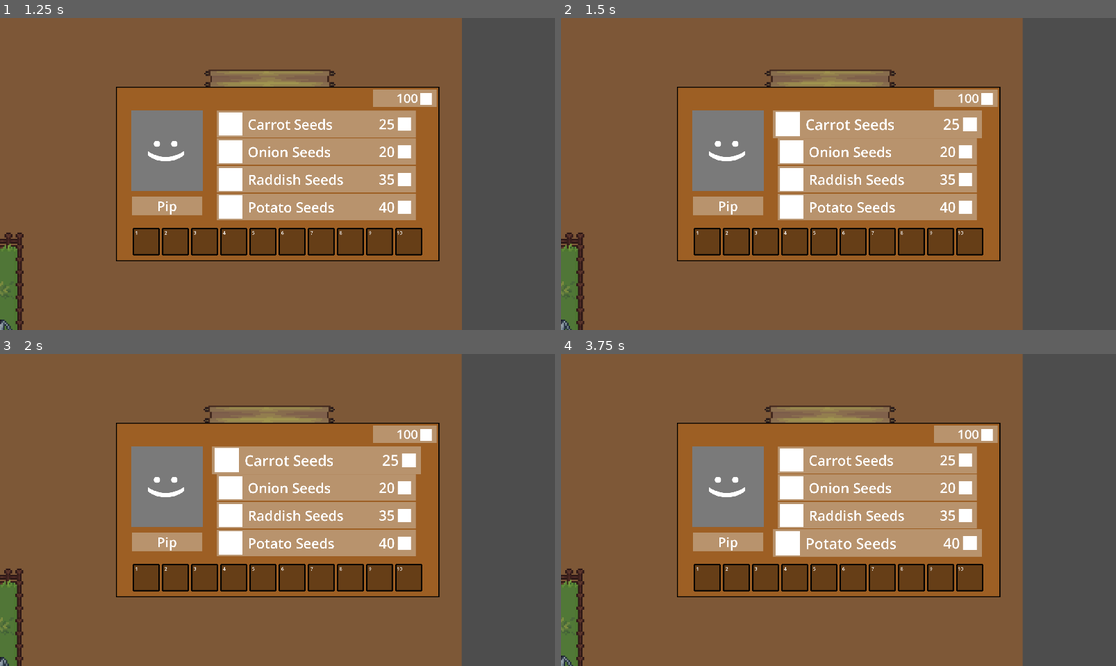
Above: before the commit, frames 1-4 (two rows, left to right).
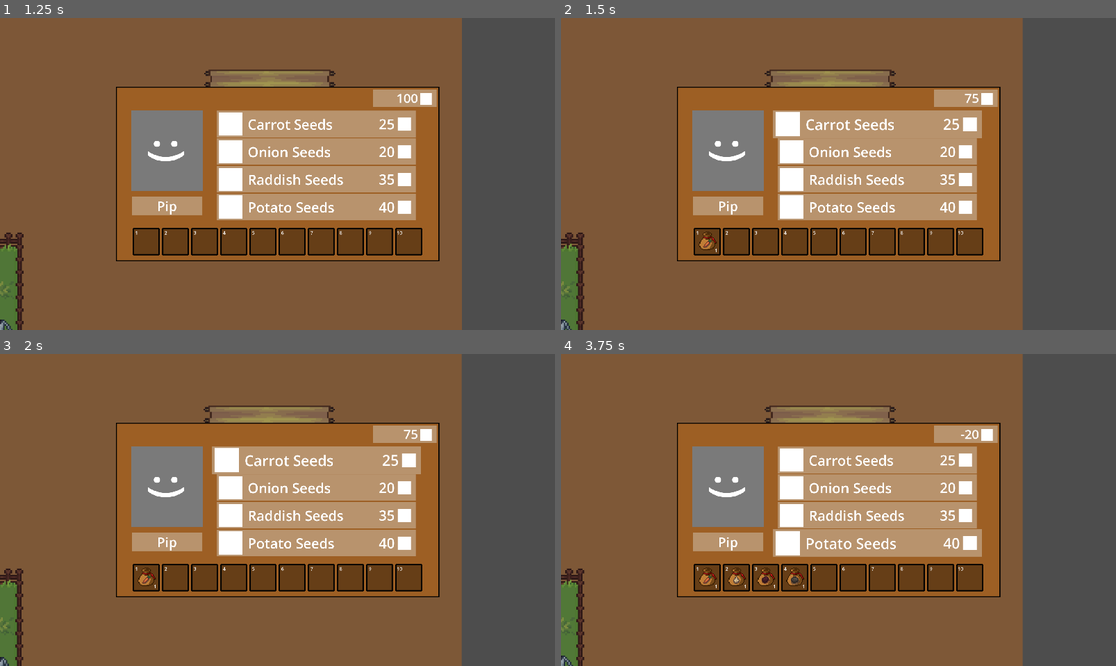
Above: after the commit, the same moments.

Repository: DragonEyeGames/Farming-Fun
Game: Godot game, scene res://Scenes/Main.tscn
Same seed, same stepped clock (60 frames per second), same inputs: the game is played once before the commit and once after it.
Inputs (mouse positions are in pixels of both pictures, inside the frame that each line leads up to):
- Up to frame 1 (1.25 s): tap Enter at 0.5 s; move the mouse to (399, 158) at 0.52 s; hold D (Right) from 0.53 s (still down); tap E (Interact) at 0.6 s
- Up to frame 2 (1.5 s): release D (Right) at 1.25 s; click "Carrot Seeds" at 1.25 s
- Up to frame 3 (2 s): no input
- Up to frame 4 (3.75 s): click "Onion Seeds" at 2 s; click "Raddish Seeds" at 2.75 s; click "Potato Seeds" at 3.5 s

Frame 1 is identical in both runs. In frame 2, 0.2% of the frame differs, in the area x 24-76%, y 24-76%; in frame 3, 0.2%; in frame 4, 0.5%, in the area x 24-74%, y 24-76%.
Error before the commit: Invalid access to property or key 'money' on a base object of type 'Button (shopItem.gd)'. (res://Scenes/shop_hud.gd:9)

Commit message:
Item Recognition
You are able to know what you bought! The GameManager has the ability to print the name of the item that is currently selected

Diff:
--- a/Scenes/inventory_slot.tscn
+++ b/Scenes/inventory_slot.tscn
@@ -1,9 +1,10 @@
-[gd_scene load_steps=5 format=3 uid="uid://dq70mbcajtim3"]
+[gd_scene load_steps=6 format=3 uid="uid://dq70mbcajtim3"]
 
 [ext_resource type="Script" uid="uid://ddvujhxbwqcdw" path="res://Scripts/inventory_slot.gd" id="1_6h8ck"]
 [ext_resource type="Texture2D" uid="uid://clj3gx2smjlx8" path="res://assets/inventory/Inventory-outline.png" id="2_ewbek"]
 [ext_resource type="Texture2D" uid="uid://ck4sicl5umf0n" path="res://assets/inventory/Inventory.png" id="3_yqceb"]
 [ext_resource type="Texture2D" uid="uid://j2psfkrea7j6" path="res://assets/Farm/Barn_interior.png" id="4_x3kwo"]
+[ext_resource type="Texture2D" uid="uid://f5ymkdhlr0wk" path="res://assets/Bag.png" id="5_ewbek"]
 
 [node name="InventorySlot" type="Control"]
 custom_minimum_size = Vector2(97, 99)
@@ -83,3 +84,56 @@
 texture = ExtResource("4_x3kwo")
 region_enabled = true
 region_rect = Rect2(210, 290, 12, 12)
+
+[node name="Carrot_Seeds" type="Sprite2D" parent="Items"]
+visible = false
+position = Vector2(48, 44)
+scale = Vector2(0.075, 0.075)
+texture = ExtResource("5_ewbek")
+
+[node name="Carrot2" type="Sprite2D" parent="Items/Carrot_Seeds"]
+position = Vector2(26.66668, 173.33331)
+scale = Vector2(30.305, 30.305)
+texture = ExtResource("4_x3kwo")
+region_enabled = true
+region_rect = Rect2(160, 304, 16, 16)
+
+[node name="Raddish_Seeds" type="Sprite2D" parent="Items"]
+visible = false
+position = Vector2(48, 44)
+scale = Vector2(0.075, 0.075)
+texture = ExtResource("5_ewbek")
+
+[node name="Raddish2" type="Sprite2D" parent="Items/Raddish_Seeds"]
+self_modulate = Color(1, 0.4862745, 0.6901961, 1)
+position = Vector2(26.666668, 173.33334)
+scale = Vector2(35.88, 35.88)
+texture = ExtResource("4_x3kwo")
+region_enabled = true
+region_rect = Rect2(194, 290, 12, 12)
+
+[node name="Onion_Seeds" type="Sprite2D" parent="Items"]
+visible = false
+position = Vector2(48, 44)
+scale = Vector2(0.075, 0.075)
+texture = ExtResource("5_ewbek")
+
+[node name="Onion2" type="Sprite2D" parent="Items/Onion_Seeds"]
+position = Vector2(-13.3333435, 240)
+scale = Vector2(43.56, 43.56)
+texture = ExtResource("4_x3kwo")
+region_enabled = true
+region_rect = Rect2(114, 260, 10, 12)
+
+[node name="Potato_Seeds" type="Sprite2D" parent="Items"]
+visible = false
+position = Vector2(48, 44)
+scale = Vector2(0.075, 0.075)
+texture = ExtResource("5_ewbek")
+
+[node name="Potato2" type="Sprite2D" parent="Items/Potato_Seeds"]
+position = Vector2(13.333332, 199.99997)
+scale = Vector2(44.91, 44.91)
+texture = ExtResource("4_x3kwo")
+region_enabled = true
+region_rect = Rect2(210, 290, 12, 12)
--- a/Scenes/player.tscn
+++ b/Scenes/player.tscn
@@ -1,7 +1,8 @@
-[gd_scene load_steps=38 format=3 uid="uid://dxfle2k15hmmm"]
+[gd_scene load_steps=61 format=3 uid="uid://dxfle2k15hmmm"]
 
 [ext_resource type="Script" uid="uid://cvwpoobhk1j41" path="res://Scripts/player.gd" id="1_sweqy"]
 [ext_resource type="Texture2D" uid="uid://difasmduk376r" path="res://Characters/Main.png" id="2_onrkg"]
+[ext_resource type="Texture2D" uid="uid://dexo0q5yykvwg" path="res://Characters/farmer_base_effects/farmer animations 32x32 v00.png" id="3_6t5aa"]
 
 [sub_resource type="AtlasTexture" id="AtlasTexture_bwjto"]
 atlas = ExtResource("2_onrkg")
@@ -86,6 +87,30 @@
 [sub_resource type="AtlasTexture" id="AtlasTexture_5tmop"]
 atlas = ExtResource("2_onrkg")
 region = Rect2(128, 576, 64, 64)
+
+[sub_resource type="AtlasTexture" id="AtlasTexture_6t5aa"]
+atlas = ExtResource("2_onrkg")
+region = Rect2(192, 512, 64, 64)
+
+[sub_resource type="AtlasTexture" id="AtlasTexture_fs7ks"]
+atlas = ExtResource("2_onrkg")
+region = Rect2(768, 0, 64, 64)
+
+[sub_resource type="AtlasTexture" id="AtlasTexture_l6n3p"]
+atlas = ExtResource("2_onrkg")
+region = Rect2(192, 640, 64, 64)
+
+[sub_resource type="AtlasTexture" id="AtlasTexture_olqyp"]
+atlas = ExtResource("2_onrkg")
+region = Rect2(768, 128, 64, 64)
+
+[sub_resource type="AtlasTexture" id="AtlasTexture_wpjfl"]
+atlas = ExtResource("2_onrkg")
+region = Rect2(192, 576, 64, 64)
+
+[sub_resource type="AtlasTexture" id="AtlasTexture_bi64h"]
+atlas = ExtResource("2_onrkg")
+region = Rect2(768, 64, 64, 64)
 
 [sub_resource type="AtlasTexture" id="AtlasTexture_b26j0"]
 atlas = ExtResource("2_onrkg")
@@ -271,6 +296,84 @@
 }, {
 "frames": [{
 "duration": 1.0,
+"texture": SubResource("AtlasTexture_6t5aa")
+}, {
+"duration": 1.0,
+"texture": SubResource("AtlasTexture_6t5aa")
+}, {
+"duration": 1.0,
+"texture": SubResource("AtlasTexture_6t5aa")
+}, {
+"duration": 1.0,
+"texture": SubResource("AtlasTexture_fs7ks")
+}, {
+"duration": 1.0,
+"texture": SubResource("AtlasTexture_fs7ks")
+}, {
+"duration": 1.0,
+"texture": SubResource("AtlasTexture_fs7ks")
+}, {
+"duration": 1.0,
+"texture": SubResource("AtlasTexture_fs7ks")
+}],
+"loop": false,
+"name": &"plant-down",
+"speed": 10.0
+}, {
+"frames": [{
+"duration": 1.0,
+"texture": SubResource("AtlasTexture_l6n3p")
+}, {
+"duration": 1.0,
+"texture": SubResource("AtlasTexture_l6n3p")
+}, {
+"duration": 1.0,
+"texture": SubResource("AtlasTexture_l6n3p")
+}, {
+"duration": 1.0,
+"texture": SubResource("AtlasTexture_olqyp")
+}, {
+"duration": 1.0,
+"texture": SubResource("AtlasTexture_olqyp")
+}, {
+"duration": 1.0,
+"texture": SubResource("AtlasTexture_olqyp")
+}, {
+"duration": 1.0,
+"texture": SubResource("AtlasTexture_olqyp")
+}],
+"loop": false,
+"name": &"plant-side",
+"speed": 10.0
+}, {
+"frames": [{
+"duration": 1.0,
+"texture": SubResource("AtlasTexture_wpjfl")
+}, {
+"duration": 1.0,
+"texture": SubResource("AtlasTexture_wpjfl")
+}, {
+"duration": 1.0,
+"texture": SubResource("AtlasTexture_wpjfl")
+}, {
+"duration": 1.0,
+"texture": SubResource("AtlasTexture_bi64h")
+}, {
+"duration": 1.0,
+"texture": SubResource("AtlasTexture_bi64h")
+}, {
+"duration": 1.0,
+"texture": SubResource("AtlasTexture_bi64h")
+}, {
+"duration": 1.0,
+"texture": SubResource("AtlasTexture_bi64h")
+}],
+"loop": false,
+"name": &"plant-up",
+"speed": 10.0
+}, {
+"frames": [{
+"duration": 1.0,
 "texture": SubResource("AtlasTexture_b26j0")
 }, {
 "duration": 1.0,
@@ -325,14 +428,164 @@
 radius = 5.0
 height = 10.0
 
+[sub_resource type="AtlasTexture" id="AtlasTexture_vgqql"]
+atlas = ExtResource("3_6t5aa")
+region = Rect2(32, 0, 32, 32)
+
+[sub_resource type="AtlasTexture" id="AtlasTexture_fkybt"]
+atlas = ExtResource("3_6t5aa")
+region = Rect2(64, 0, 32, 32)
+
+[sub_resource type="AtlasTexture" id="AtlasTexture_x3wgy"]
+atlas = ExtResource("3_6t5aa")
+region = Rect2(96, 0, 32, 32)
+
+[sub_resource type="AtlasTexture" id="AtlasTexture_3smsa"]
+atlas = ExtResource("3_6t5aa")
+region = Rect2(128, 0, 32, 32)
+
+[sub_resource type="AtlasTexture" id="AtlasTexture_8erm5"]
+atlas = ExtResource("3_6t5aa")
+region = Rect2(160, 0, 32, 32)
+
+[sub_resource type="AtlasTexture" id="AtlasTexture_f1ek2"]
+atlas = ExtResource("3_6t5aa")
+region = Rect2(32, 64, 32, 32)
+
+[sub_resource type="AtlasTexture" id="AtlasTexture_tx1dd"]
+atlas = ExtResource("3_6t5aa")
+region = Rect2(64, 64, 32, 32)
+
+[sub_resource type="AtlasTexture" id="AtlasTexture_gymyn"]
+atlas = ExtResource("3_6t5aa")
+region = Rect2(96, 64, 32, 32)
+
+[sub_resource type="AtlasTexture" id="AtlasTexture_pu2lt"]
+atlas = ExtResource("3_6t5aa")
+region = Rect2(128, 64, 32, 32)
+
+[sub_resource type="AtlasTexture" id="AtlasTexture_ukyrk"]
+atlas = ExtResource("3_6t5aa")
+region = Rect2(160, 64, 32, 32)
+
+[sub_resource type="AtlasTexture" id="AtlasTexture_7dp3o"]
+atlas = ExtResource("3_6t5aa")
+region = Rect2(32, 32, 32, 32)
+
+[sub_resource type="AtlasTexture" id="AtlasTexture_h4iuc"]
+atlas = ExtResource("3_6t5aa")
+region = Rect2(64, 32, 32, 32)
+
+[sub_resource type="AtlasTexture" id="AtlasTexture_fd4e3"]
+atlas = ExtResource("3_6t5aa")
+region = Rect2(96, 32, 32, 32)
+
+[sub_resource type="AtlasTexture" id="AtlasTexture_qqcod"]
+atlas = ExtResource("3_6t5aa")
+region = Rect2(128, 32, 32, 32)
+
+[sub_resource type="AtlasTexture" id="AtlasTexture_igrcy"]
+atlas = ExtResource("3_6t5aa")
+region = Rect2(160, 32, 32, 32)
+
+[sub_resource type="SpriteFrames" id="SpriteFrames_fs7ks"]
+animations = [{
+"frames": [{
+"duration": 1.0,
+"texture": null
+}, {
+"duration": 1.0,
+"texture": null
+}, {
+"duration": 1.0,
+"texture": null
+}, {
+"duration": 1.0,
+"texture": SubResource("AtlasTexture_vgqql")
+}, {
+"duration": 1.0,
+"texture": SubResource("AtlasTexture_fkybt")
+}, {
+"duration": 1.0,
+"texture": SubResource("AtlasTexture_x3wgy")
+}, {
+"duration": 1.0,
+"texture": SubResource("AtlasTexture_3smsa")
+}, {
+"duration": 1.0,
+"texture": SubResource("AtlasTexture_8erm5")
+}],
+"loop": false,
+"name": &"plant-down",
+"speed": 10.0
+}, {
+"frames": [{
+"duration": 1.0,
+"texture": null
+}, {
+"duration": 1.0,
+"texture": null
+}, {
+"duration": 1.0,
+"texture": null
+}, {
+"duration": 1.0,
+"texture": SubResource("AtlasTexture_f1ek2")
+}, {
+"duration": 1.0,
+"texture": SubResource("AtlasTexture_tx1dd")
+}, {
+"duration": 1.0,
+"texture": SubResource("AtlasTexture_gymyn")
+}, {
+"duration": 1.0,
+"texture": SubResource("AtlasTexture_pu2lt")
+}, {
+"duration": 1.0,
+"texture": SubResource("AtlasTexture_ukyrk")
+}],
+"loop": false,
+"name": &"plant-side",
+"speed": 10.0
+}, {
+"frames": [{
+"duration": 1.0,
+"texture": null
+}, {
+"duration": 1.0,
+"texture": null
+}, {
+"duration": 1.0,
+"texture": null
+}, {
+"duration": 1.0,
+"texture": SubResource("AtlasTexture_7dp3o")
+}, {
+"duration": 1.0,
+"texture": SubResource("AtlasTexture_h4iuc")
+}, {
+"duration": 1.0,
+"texture": SubResource("AtlasTexture_fd4e3")
+}, {
+"duration": 1.0,
+"texture": SubResource("AtlasTexture_qqcod")
+}, {
+"duration": 1.0,
+"texture": SubResource("AtlasTexture_igrcy")
+}],
+"loop": false,
+"name": &"plant-up",
+"speed": 10.0
+}]
+
 [node name="Player" type="CharacterBody2D" groups=["Sort"]]
 script = ExtResource("1_sweqy")
 
 [node name="Sprite" type="AnimatedSprite2D" parent="."]
 position = Vector2(0, -6)
 sprite_frames = SubResource("SpriteFrames_wkp8b")
-animation = &"picked-walk-up"
-frame = 2
+animation = &"plant-side"
+frame = 6
 frame_progress = 1.0
 
 [node name="Camera2D" type="Camera2D" parent="."]
@@ -343,4 +596,10 @@
 [node name="CollisionShape2D" type="CollisionShape2D" parent="."]
 shape = SubResource("CapsuleShape2D_3dxm6")
 
+[node name="Effects" type="AnimatedSprite2D" parent="."]
+sprite_frames = SubResource("SpriteFrames_fs7ks")
+animation = &"plant-up"
+frame = 7
+frame_progress = 1.0
+
 [connection signal="animation_finished" from="Sprite" to="." method="_on_sprite_animation_finished"]
--- a/Scenes/shop_hud.gd
+++ b/Scenes/shop_hud.gd
@@ -6,5 +6,5 @@
 
 func _on_item_pressed(id) -> void:
 	var caller = $ScrollContainer/VBoxContainer.get_child(id)
-	GameManager.playerMoney-=caller.money
+	GameManager.playerMoney-=caller.cost
 	GameManager.addItem(caller.item, 1)
--- a/Scripts/GameManager.gd
+++ b/Scripts/GameManager.gd
@@ -34,3 +34,9 @@
 				playerSelected=i
 			else:
 				playerSelected=null
+	#The code below prints the name of the currently selected item in the inventoryqawd
+	#if(playerSelected!=null):
+		#var keys := playerInventory.keys()
+		#if playerSelected < keys.size():
+			#var selectedItem = keys[playerSelected]
+			#print(inventoryItem.keys()[selectedItem])
Binary file added: Characters/farmer_base_effects/farmer 1hwpn 001 32x32 v00.png
Not shown, added: Characters/farmer_base_effects/farmer 1hwpn 001 32x32 v00.png.import
Binary file added: Characters/farmer_base_effects/farmer 1hwpn 002 32x32 v00.png
Not shown, added: Characters/farmer_base_effects/farmer 1hwpn 002 32x32 v00.png.import
Binary file added: Characters/farmer_base_effects/farmer 1hwpn 003 32x32 v00.png
Not shown, added: Characters/farmer_base_effects/farmer 1hwpn 003 32x32 v00.png.import
Binary file added: Characters/farmer_base_effects/farmer 1hwpn 004 32x32 v00.png
Not shown, added: Characters/farmer_base_effects/farmer 1hwpn 004 32x32 v00.png.import
Binary file added: Characters/farmer_base_effects/farmer 1hwpn 005 32x32 v00.png
Not shown, added: Characters/farmer_base_effects/farmer 1hwpn 005 32x32 v00.png.import
Binary file added: Characters/farmer_base_effects/farmer 1hwpn 006 32x32 v00.png
Not shown, added: Characters/farmer_base_effects/farmer 1hwpn 006 32x32 v00.png.import
(and 31 more such lines)
